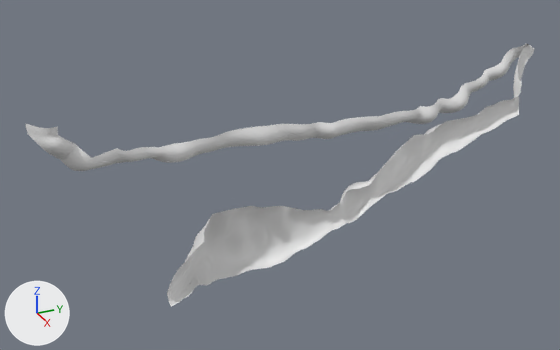
Two versions of the Blender file models/room04/room04a.blend, one commit apart.
Before and after are seen from a 50 mm lens placed at (84.4, -103.2, -2.1), pointed at (2.2, -66.2, -43.2). The axes (+X, +Y, +Z) are drawn at lower left. The lights are the same throughout. Objects named as collision shapes, trigger or cutter boxes, shadow casters or lower levels of detail are left out.

Script lines for the objects in view, before the commit:
```python
ob_room04a_submerged_cavern02 = bpy.data.objects.new('room04a_submerged_cavern02', me_circle_006)
ob_room04a_submerged_cavern02.location = (0.0, 0.0, -13.03)
ob_room04a_submerged_tunnel01 = bpy.data.objects.new('room04a_submerged_tunnel01', me_circle_000)
ob_room04a_submerged_tunnel01.location = (0.0, 0.0, -13.03)
ob_room04a_submerged_tunnel02 = bpy.data.objects.new('room04a_submerged_tunnel02', me_circle_004)
ob_room04a_submerged_tunnel02.location = (0.0, 0.0, -13.03)
```
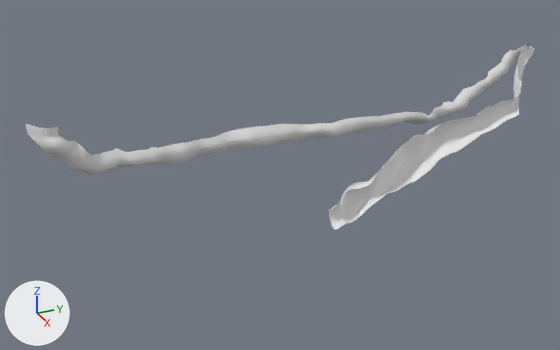
Where the change shows, as pixel boxes (x1, y1, x2, y2) in the pictures (560 x 350 px; the box of a moved part takes in the faces that stretch with it):
'room04a_submerged_tunnel01', reshaped: before (25, 44, 534, 171); after (25, 44, 534, 174)
'room04a_submerged_cavern02', hidden: before (167, 206, 335, 307)
part 1 of me_circle_000, moved or reshaped: before (69, 44, 533, 171); after (69, 44, 532, 174)

Edits to the bpy script that builds the scene:
```text
Change me_circle_000:
    used by ob_room04a_submerged_tunnel01; location = (0.0, 0.0, -13.03)
    remove me_circle_000.from_pydata(...)  # 2777 vertices, 2738 faces; spans x -6.8..4.8, y -96.3..-24.1, z -27.6..-16.1
    add me_circle_000.from_pydata(...)  # 2777 vertices, 2738 faces; spans x -6.9..4.8, y -96.7..-24.1, z -28.0..-16.1
    me_circle_000 part 1: 1876 of 2777 vertices moved; they spanned x -6.7..4.4, y -96.2..-24.9, z -27.6..-16.1 and now span x -6.9..4.6, y -96.7..-24.8, z -28.0..-16.1; mean shift (0.1, 0.0, -0.1); largest move (-0.1, -40.3, -24.8) -> (2.1, -40.3, -24.8)
Change ob_room04a_submerged_cavern02:
    add ob_room04a_submerged_cavern02.hide_viewport = True
```
